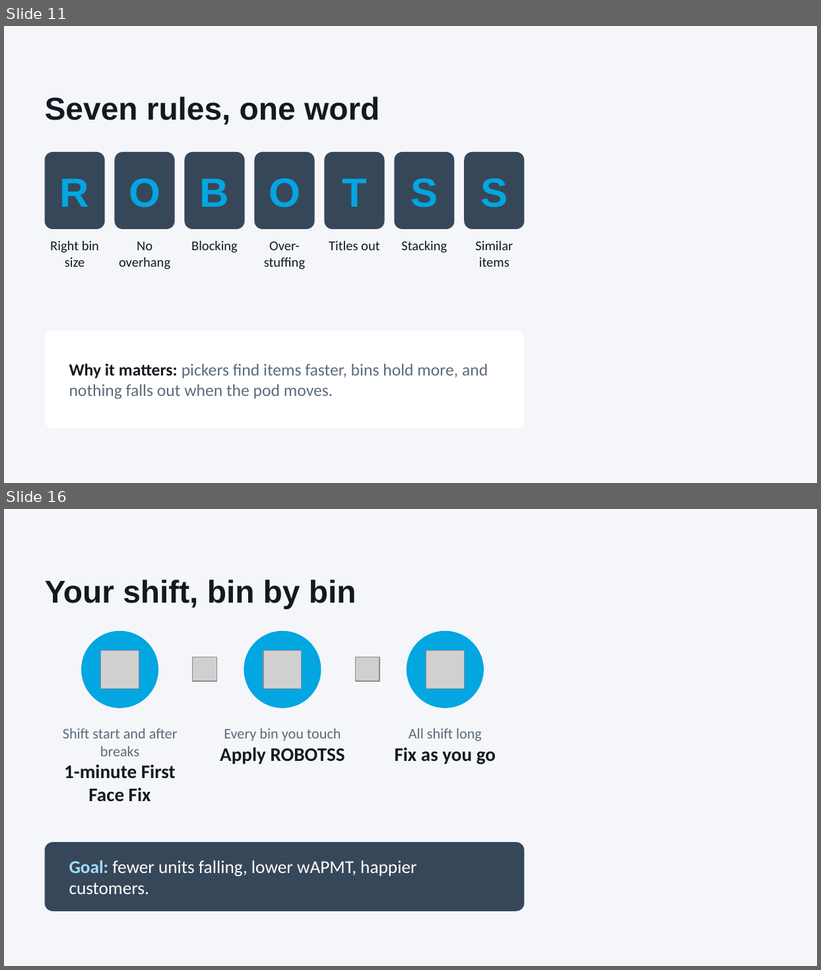
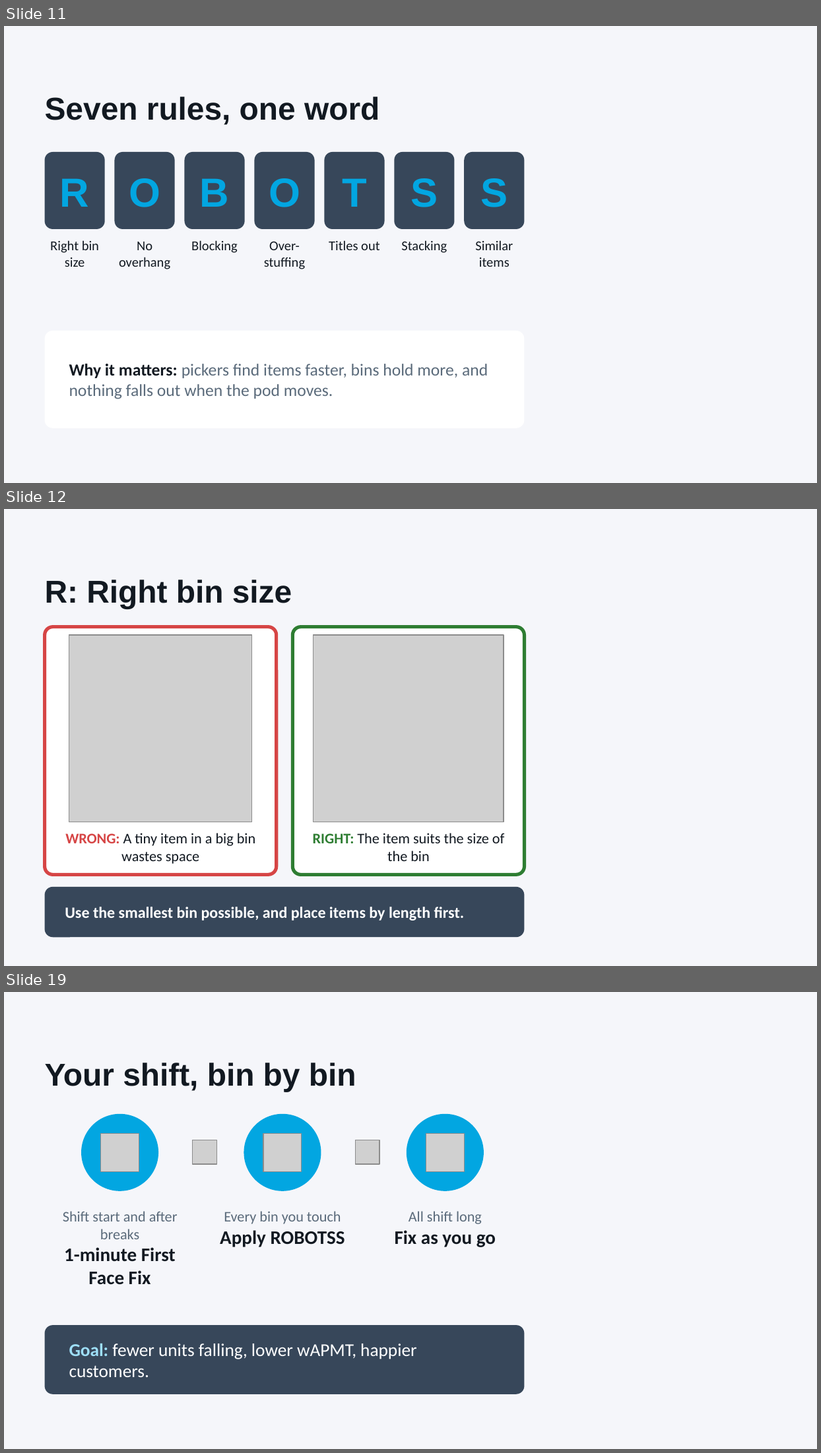
Before and after one commit to vanfryddie/beanstalkx, a slide deck: APMT_Coaching_Stow_FFF_ROBOTSS.pptx. Shown one above the other, each under a label of ours: slides 11 and 16 before the commit, slides 11, 12 and 19 after it; the slides between them are not shown. The pictures are 821x970 and 821x1453 pixels, drawn with LibreOffice and Linux fonts; fonts in the diff are those of the drawing; grey boxes stand for pictures; background and template pictures are left out. Boxes give left, top, right and bottom in pixels: in the first picture for what was removed or moved away, otherwise in the second. Text is boxed around its words. In the diff, an @@ line names an element or a change of style, - is before the commit and + after.

```diff
--- a/APMT_Coaching_Stow_FFF_ROBOTSS.pptx
+++ b/APMT_Coaching_Stow_FFF_ROBOTSS.pptx
@@ slide 12 added at bbox=[4, 509, 817, 966], background #F5F6FA @@
@@ title added at bbox=[45, 580, 292, 609], 28 pt, text #121921, bold @@
+R: Right bin size
@@ rounded rectangle added at bbox=[45, 627, 277, 875], fill #FFFFFF, outline #D64545 3 pt @@
@@ rounded rectangle added at bbox=[292, 627, 524, 875], fill #FFFFFF, outline #2E7D32 3 pt @@
@@ picture added at bbox=[69, 635, 252, 822] @@
@@ picture added at bbox=[313, 635, 503, 822] @@
@@ text added at bbox=[65, 833, 255, 864], 13 pt, text #121921 @@
+WRONG: A tiny item in a big bin wastes space
@@ text added at bbox=[313, 833, 504, 861], 13 pt, text #121921 @@
+RIGHT: The item suits the size of the bin
@@ rounded rectangle added at bbox=[45, 887, 524, 937], fill #37475A @@
@@ text added at bbox=[65, 907, 465, 921], 14 pt, text #FFFFFF, bold @@
+Use the smallest bin possible, and place items by length first.
@@ what was slide 16 is now slide 19 @@
```
Also in this commit, not shown: 1 slide changed, 5 other slides added, 3 slides removed, 1 other file.
